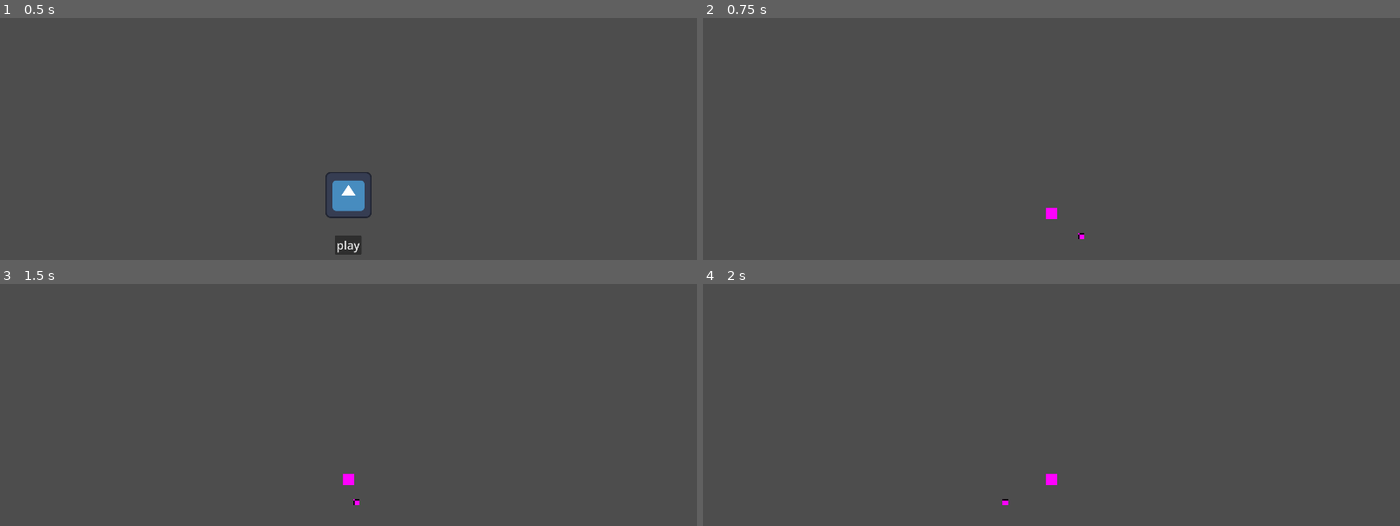
Above: before the commit, frames 1-4 (two rows, left to right).
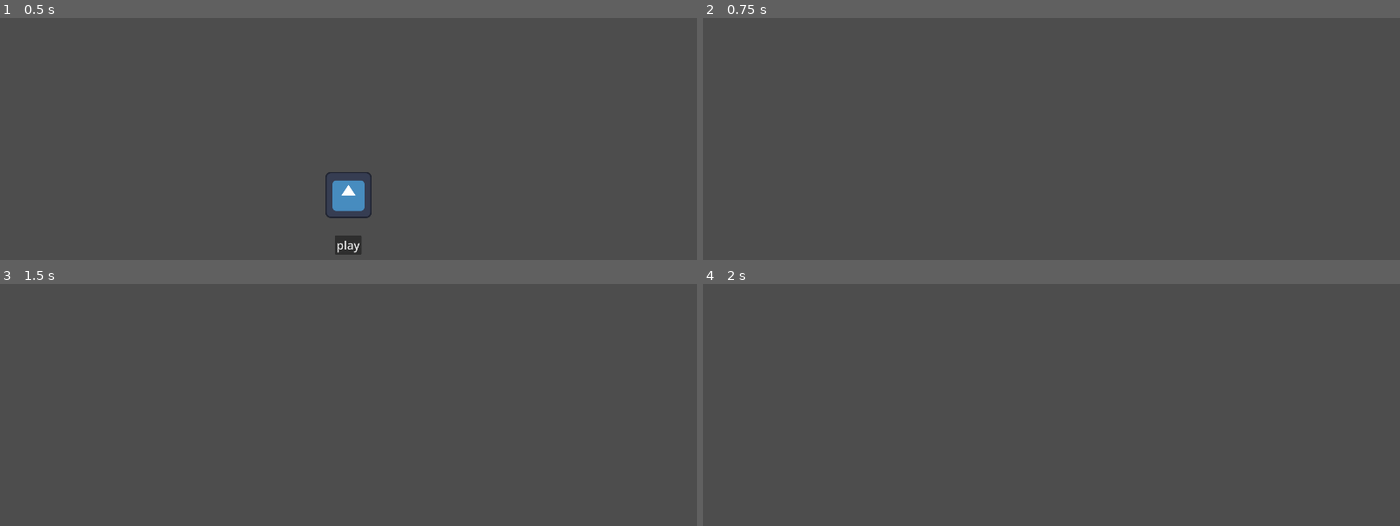
Above: after the commit, the same moments.

Repository: nieboczek/godot-brackeys-2026-1
Game: Godot game, scene res://scenes/main.tscn
Same seed, same stepped clock (60 frames per second), same inputs: the game is played once before the commit and once after it. The engine's default icon, where the game draws it, is replaced by a stand-in: a white triangle on a blue panel in a dark square.
Inputs:
- Up to frame 1 (0.5 s): no input
- Up to frame 2 (0.75 s): click "play" at 0.5 s
- Up to frame 3 (1.5 s): tap Enter at 1.25, 1.35 s; hold D (right) from 1.28 s (still down)
- Up to frame 4 (2 s): keep holding D (right)

Frame 1 is identical in both runs. In frame 2, 0.1% of the frame differs, in the area x 49-55%, y 78-92%; in frame 3, 0.1%; in frame 4, 0.1%.

Commit message:
remove player and add camera

Diff:
--- a/scenes/game.tscn
+++ b/scenes/game.tscn
@@ -1,16 +1,10 @@
 [gd_scene format=3 uid="uid://bsoaajk6s67fl"]
 
 [ext_resource type="Script" uid="uid://cvmk843rlvkc1" path="res://scripts/game.gd" id="1_uwrxv"]
-[ext_resource type="PackedScene" uid="uid://c7stxfe7c8sce" path="res://scenes/player.tscn" id="2_yqjtg"]
-
-[sub_resource type="PlaceholderTexture2D" id="PlaceholderTexture2D_yqjtg"]
-size = Vector2(16, 16)
+[ext_resource type="Script" uid="uid://b5vw3ialgaq0e" path="res://scripts/camera.gd" id="2_yqjtg"]
 
 [node name="Game" type="Node2D" unique_id=183484459]
 script = ExtResource("1_uwrxv")
 
-[node name="Player" parent="." unique_id=1560341936 instance=ExtResource("2_yqjtg")]
-
-[node name="PlaceholderSprite" type="Sprite2D" parent="." unique_id=1522666150]
-position = Vector2(82, 63)
-texture = SubResource("PlaceholderTexture2D_yqjtg")
+[node name="Camera" type="Camera2D" parent="." unique_id=195378364]
+script = ExtResource("2_yqjtg")
--- a/scenes/player.tscn
+++ /dev/null
@@ -1,20 +0,0 @@
-[gd_scene format=3 uid="uid://c7stxfe7c8sce"]
-
-[ext_resource type="Script" uid="uid://dxo7b704unyy" path="res://scripts/player.gd" id="1_3vyb7"]
-
-[sub_resource type="PlaceholderTexture2D" id="PlaceholderTexture2D_u8vuu"]
-size = Vector2(32, 32)
-
-[sub_resource type="CircleShape2D" id="CircleShape2D_u8vuu"]
-radius = 16.0
-
-[node name="Player" type="CharacterBody2D" unique_id=229518229]
-script = ExtResource("1_3vyb7")
-
-[node name="Sprite" type="Sprite2D" parent="." unique_id=1218094215]
-texture = SubResource("PlaceholderTexture2D_u8vuu")
-
-[node name="CollisionShape" type="CollisionShape2D" parent="." unique_id=795910041]
-shape = SubResource("CircleShape2D_u8vuu")
-
-[node name="Camera" type="Camera2D" parent="." unique_id=1796166526]
--- /dev/null
+++ b/scripts/camera.gd
@@ -0,0 +1 @@
+extends Camera2D
--- a/scripts/game.gd
+++ b/scripts/game.gd
@@ -7,7 +7,6 @@
 }
 
 static var instance: Game
-static var player: Player
 
 static var _input_holders := InputHolder.MAIN_MENU as int
 static var _up_events: Array[InputEvent]
@@ -52,11 +51,10 @@
 
 func _ready() -> void:
 	instance = self
-	player = $Player
 
 	var console: Console = $/root/Main/Console
 	console.yo_mama_so_fat = 69
-	console.reparent(player.get_node(^"Camera"))
+	console.reparent($Camera)
 	console.yo_mama_so_fat = 2137
 	console.size = Vector2(1920, 540)
 	console.position = Vector2(-960, -1080)
--- a/scripts/player.gd
+++ /dev/null
@@ -1,8 +0,0 @@
-class_name Player extends CharacterBody2D
-
-const SPEED: float = 300
-
-func _physics_process(_delta: float) -> void:
-	var input_dir := Input.get_vector(&"left", &"right", &"up", &"down")
-	velocity = input_dir * SPEED
-	move_and_slide()
Not shown, added: scripts/camera.gd.uid
Not shown, removed: scripts/player.gd.uid
